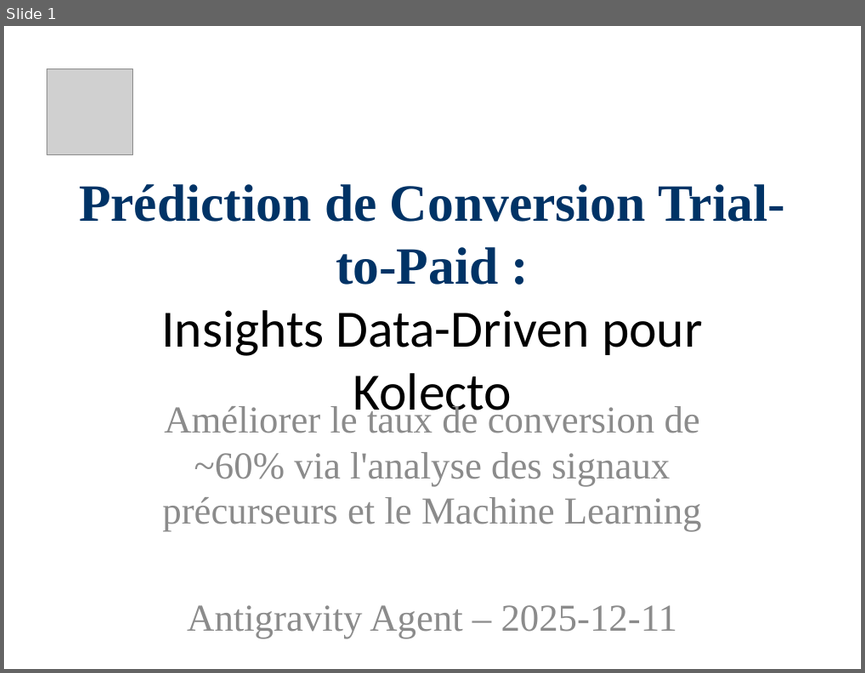
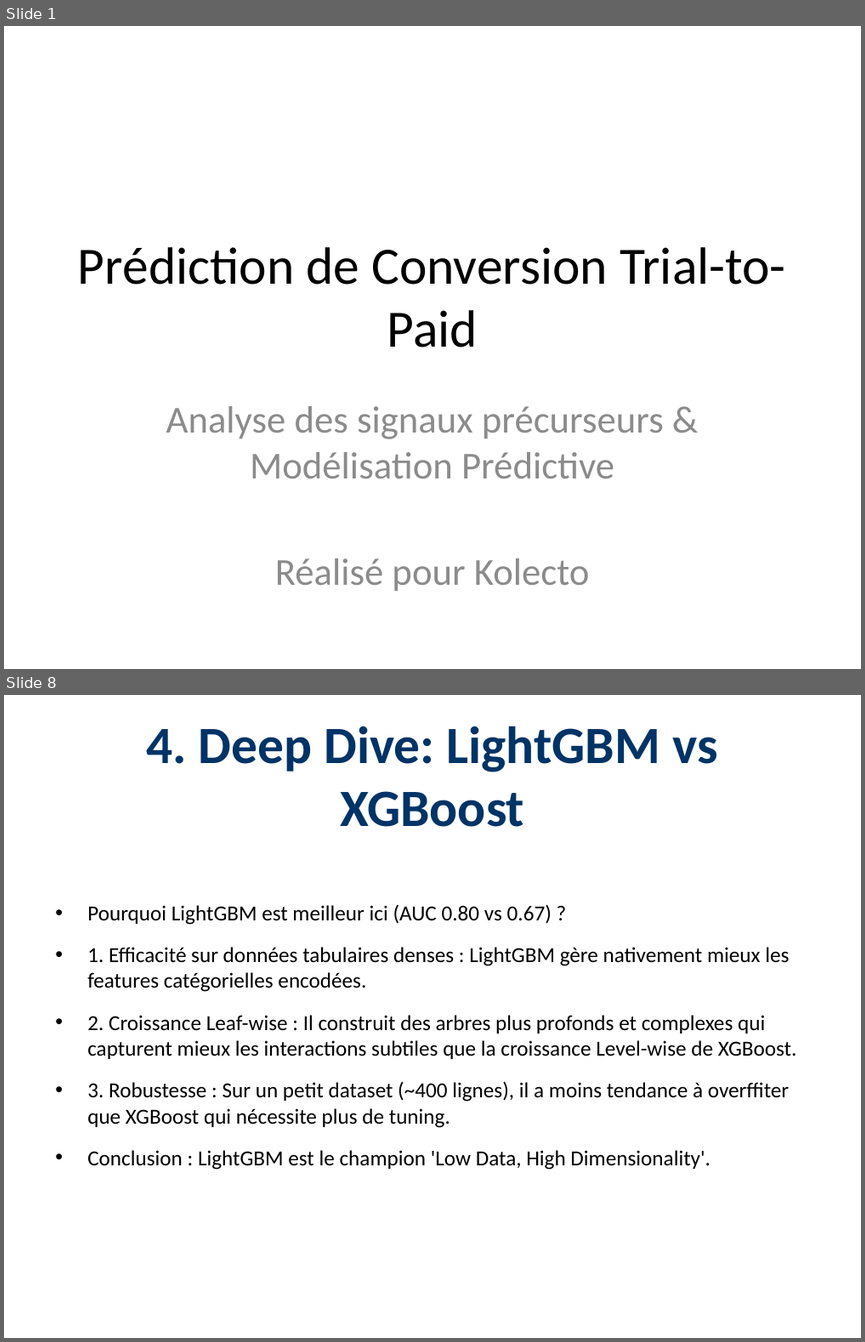
Before and after one commit to Paulino-Cristovao/churn_predictions, a slide deck: Presentations_Resultats_Projet.pptx. Shown one above the other, each under a label of ours: slide 1 before the commit, slides 1 and 8 after it; the slides between them are not shown. The pictures are 865x673 and 865x1342 pixels, drawn with LibreOffice and Linux fonts; fonts in the diff are those of the drawing; grey boxes stand for pictures. Boxes give left, top, right and bottom in pixels: in the first picture for what was removed or moved away, otherwise in the second. Text is boxed around its words. In the diff, an @@ line names an element or a change of style, - is before the commit and + after.

```diff
--- a/Presentations_Resultats_Projet.pptx
+++ b/Presentations_Resultats_Projet.pptx
@@ slide 8 added at bbox=[4, 695, 861, 1338], background #FFFFFF @@
@@ title added at bbox=[146, 726, 718, 827], 44 pt, text #003366, bold @@
+4. Deep Dive: LightGBM vs XGBoost
@@ text added at bbox=[87, 904, 797, 1169], 18 pt, text #000000 @@
+• Pourquoi LightGBM est meilleur ici (AUC 0.80 vs 0.67) ?
+• 1. Efficacité sur données tabulaires denses : LightGBM gère nativement mieux les features catégorielles encodées.
+• 2. Croissance Leaf-wise : Il construit des arbres plus profonds et complexes qui capturent mieux les interactions subtiles que la croissance Level-wise de XGBoost.
+• 3. Robustesse : Sur un petit dataset (~400 lignes), il a moins tendance à overffiter que XGBoost qui nécessite plus de tuning.
+• Conclusion : LightGBM est le champion 'Low Data, High Dimensionality'.
@@ slide 1 changed as well @@
@@ picture removed at bbox=[46, 68, 132, 154] @@
@@ title at bbox=[78, 247, 786, 347]: text changed; font Times New Roman to Calibri; text colour #003366 to #000000; bold off @@
-Prédiction de Conversion Trial-to-Paid :
-Insights Data-Driven pour Kolecto
+Prédiction de Conversion Trial-to-Paid
@@ subtitle at bbox=[166, 406, 664, 590]: text changed; font Times New Roman to Calibri @@
-Améliorer le taux de conversion de ~60% via l'analyse des signaux précurseurs et le Machine Learning
-Antigravity Agent – 2025-12-11
+Analyse des signaux précurseurs & Modélisation Prédictive
+Réalisé pour Kolecto
```
Also in this commit, not shown: 3 other slides changed, 9 other slides added, 6 slides removed, 1 other file.
